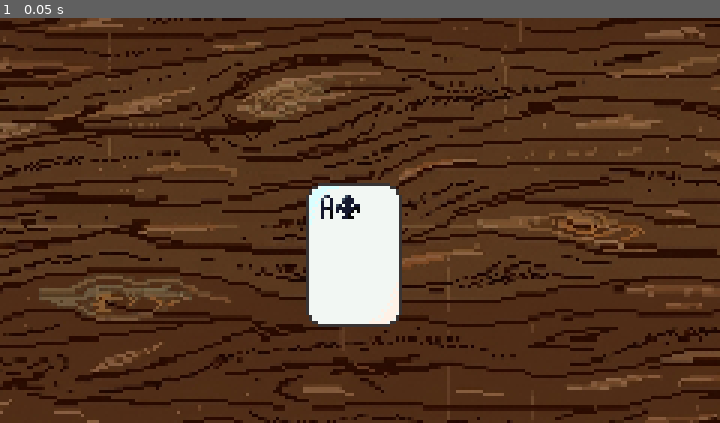
Above: before the commit, frame 1.
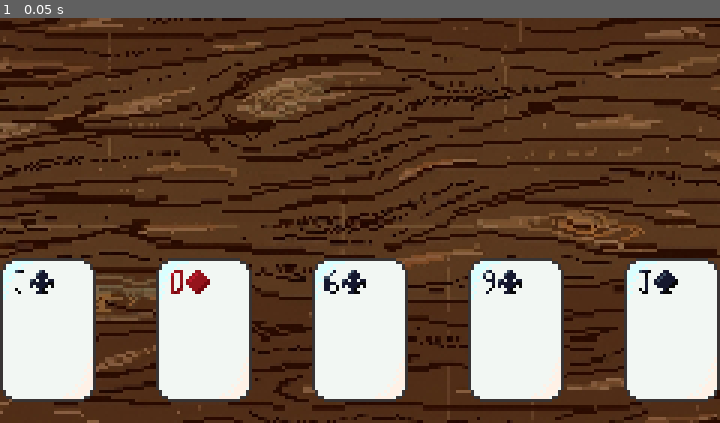
Above: after the commit, the same moment.

Repository: TESTLYgribble/CRAD
Game: Godot game, scene res://main.tscn
Same seed, same stepped clock (60 frames per second), same inputs: the game is played once before the commit and once after it.
Inputs:
- Up to frame 1 (0.05 s): no input

The runs differ from the first frame. In frame 1, 24% of the frame differs, in the area x 0-100%, y 40-95%.

Commit message:
fixed small bug in assigning shader and added 5 random card generation

Diff:
--- a/Scripts/card.gd
+++ b/Scripts/card.gd
@@ -3,11 +3,10 @@
 const val:Array[String] = ["A","2","3","4","5","6","7","8","9","10","K","Q","J"]
 const cardTypes = ["spd","clvr","dmnd","hrts"]
 
-
 @onready var card_symbol = $whiteCard/Card_symbol
 @onready var card_value = $whiteCard/Card_Value
-@onready var card_color= $whiteCard/Card_Value.material  as ShaderMaterial
 
+var card_color : ShaderMaterial
 
 var rnd_info:Array[int]
 
@@ -17,14 +16,24 @@
 }
 
 func _ready() -> void:
+
+	# Make shader material unique
+	card_value.material = card_value.material.duplicate()
+
+	# Get the duplicated material
+	card_color = card_value.material as ShaderMaterial
+
 	randomize()
+
 	Rnd_Card_Gen()
 	randomCardDetails()
 	checkBlack()
+
 	print("Hello!")
 
 
 func Rnd_Card_Gen() -> void:
+
 	var numR:int = randi() % val.size()
 	var typR:int = randi() % cardTypes.size()
 
@@ -37,12 +46,17 @@
 
 
 func randomCardDetails() -> void:
+
 	card_symbol.animation = "sym_Types"
 	card_symbol.frame = rnd_info[0]
 
 	card_value.animation = "Val_Text"
 	card_value.frame = rnd_info[1]
 
+
 func checkBlack():
-	if rnd_info[0] in [0, 1] :
-		card_color.set_shader_parameter("isBlack",true)
+
+	if rnd_info[0] in [0, 1]:
+		card_color.set_shader_parameter("isBlack", true)
+	else:
+		card_color.set_shader_parameter("isBlack", false)
--- a/card.tscn
+++ b/card.tscn
@@ -157,7 +157,7 @@
 
 [node name="whiteCard" type="Sprite2D" parent="." unique_id=1277861294]
 texture_filter = 1
-position = Vector2(118, 79)
+position = Vector2(16, 24)
 texture = ExtResource("1_kikvd")
 region_enabled = true
 region_rect = Rect2(94, 79, 32, 48)
--- a/cardColorSwap.tres
+++ b/cardColorSwap.tres
@@ -5,20 +5,24 @@
 
 uniform sampler2D Red_palette;
 uniform sampler2D Black_palette;
-uniform int colors_count = 8;
+uniform int colors_count = 3;
 uniform bool isBlack = false;
 
 void fragment() {
 
 	vec4 current_color = texture(TEXTURE, UV);
 
-	// Ignore transparent pixels
+	// Keep transparent pixels unchanged
 	if (current_color.a < 0.1) {
+
 		COLOR = current_color;
+
 	} else {
 
+		// Default = original sprite color
 		vec4 final_color = current_color;
 
+		// Only swap when enabled
 		if (isBlack) {
 
 			for (int i = 0; i < colors_count; i++) {
@@ -35,10 +39,8 @@
 
 					final_color = texture(Black_palette, palette_uv);
 
-					// preserve original alpha
+					// Preserve transparency
 					final_color.a = current_color.a;
-
-					break;
 				}
 			}
 		}
--- /dev/null
+++ b/main.gd
@@ -0,0 +1,16 @@
+extends Node
+var cardPos_X=0
+var cardPos_Y=80
+var cardOffset=52
+
+var loadCard= preload("res://card.tscn")
+@export var new_Card:PackedScene
+
+func card_Spawn():
+	for i in range(6):
+		var card= loadCard.instantiate()
+		card.position= Vector2(int(cardPos_X+(i*cardOffset)),cardPos_Y)
+		add_child(card)
+
+func _ready() -> void:
+	card_Spawn()
--- a/main.tscn
+++ b/main.tscn
@@ -1,10 +1,12 @@
 [gd_scene format=3 uid="uid://o5qw5luojwci"]
 
 [ext_resource type="PackedScene" uid="uid://cn0kjjd3u3ac1" path="res://bgTableTop.tscn" id="1_0xm2m"]
-[ext_resource type="PackedScene" uid="uid://cop1m6r316joc" path="res://card.tscn" id="2_h2yge"]
+[ext_resource type="Script" uid="uid://ccatiqlvcbqvi" path="res://main.gd" id="1_h2yge"]
 
 [node name="main" type="Node" unique_id=1845220420]
+script = ExtResource("1_h2yge")
 
 [node name="backGround" parent="." unique_id=1590379101 instance=ExtResource("1_0xm2m")]
 
-[node name="Card" parent="." unique_id=369486260 instance=ExtResource("2_h2yge")]
+[node name="cardPlacement" type="Marker2D" parent="." unique_id=559062089]
+position = Vector2(0, 75)
Not shown, added: main.gd.uid
